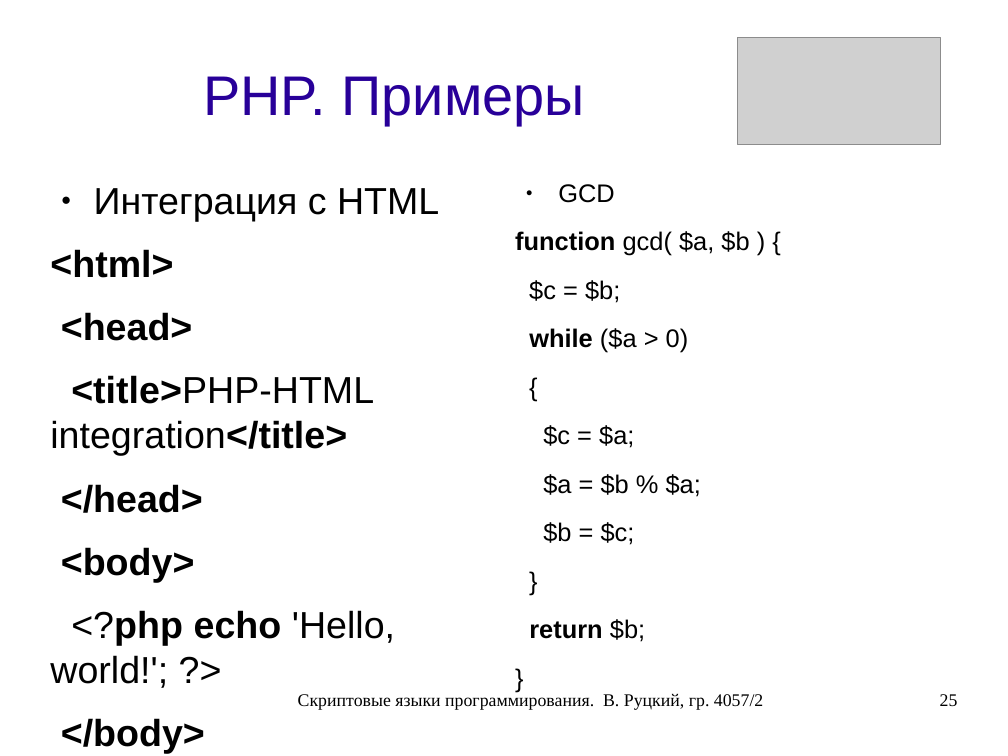
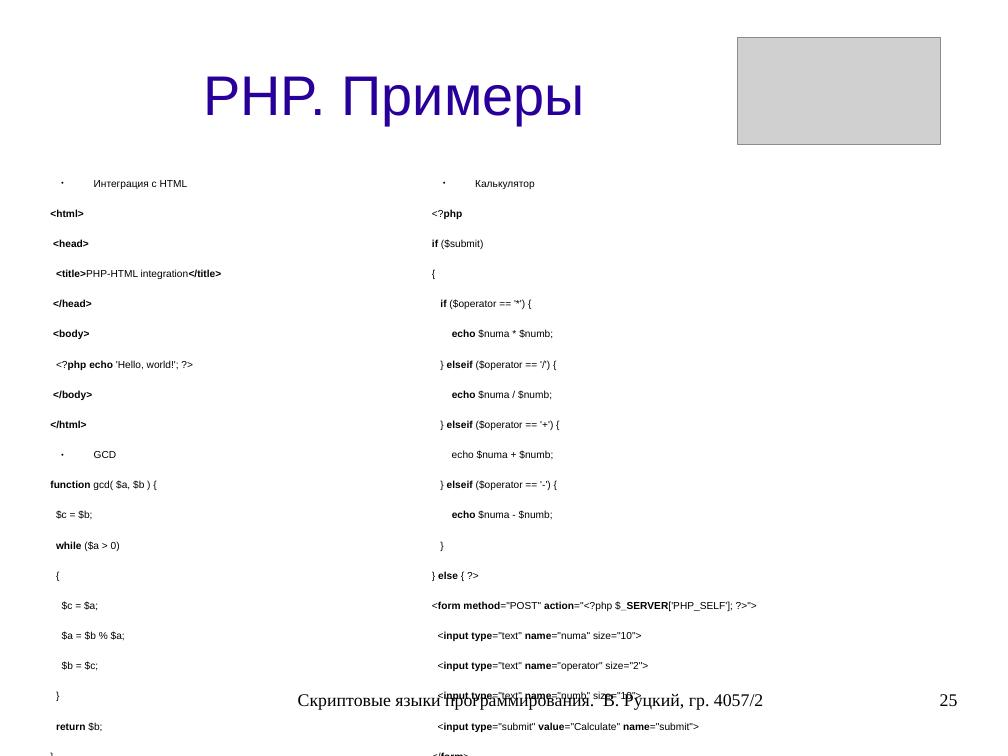
Before and after one commit to rutsky/semester07, a slide deck: slide 25 of Operation_systems/scripting_languages/40572_Rutsky_Scripting_languages.odp. Drawn at 1008x756 pixels with LibreOffice and Linux fonts; fonts in the diff are those of the drawing; grey boxes stand for pictures. Boxes give left, top, right and bottom in pixels: in the first picture for what was removed or moved away, otherwise in the second. Text is boxed around its words. In the diff, an @@ line names an element or a change of style, - is before the commit and + after.

Commit message:
Scripting languages presentation: Added calculator example into PHP part.

```diff
--- a/Operation_systems/scripting_languages/40572_Rutsky_Scripting_languages.odp
+++ b/Operation_systems/scripting_languages/40572_Rutsky_Scripting_languages.odp
@@ text "Калькулятор": place and size @@
-text "Калькулятор" at (515, 184, 749, 642)
+text "Калькулятор" at (432, 180, 733, 732)
@@ text "Калькулятор" at (432, 180, 733, 732): size 20 to 8 pt in "{", "}" @@
@@ text at (50, 180, 222, 428): size 29.6 to 8 pt in "Интеграция с HTML", "<html>", "<head>", "<title>PHP-HTML integration</title>" and 5 more places @@
@@ text at (432, 180, 535, 249): text changed; size 20 to 8 pt @@
-● GCD
-function gcd( $a, $b ) {
-$c = $b;
-while ($a > 0)
+● Калькулятор
+<?php
+if ($submit)
@@ text at (440, 300, 553, 519): text changed; size 20 to 8 pt @@
-$c = $a;
-$a = $b % $a;
-$b = $c;
+if ($operator == '*') {
+echo $numa * $numb;
+} elseif ($operator == '/') {
+echo $numa / $numb;
+} elseif ($operator == '+') {
+echo $numa + $numb;
+} elseif ($operator == '-') {
+echo $numa - $numb;
@@ text at (50, 451, 144, 671): paragraphs added @@
+● GCD
+function gcd( $a, $b ) {
+$c = $b;
+while ($a > 0)
+{
+$c = $a;
+$a = $b % $a;
+$b = $c;
+}
+return $b;
+}
+echo gcd(42, 56) . "\n";
@@ text at (432, 571, 733, 732): text changed; size 20 to 8 pt @@
-return $b;
-}
-echo gcd(42, 56) . "\n";
+} else { ?>
+<form method="POST" action="<?php $_SERVER['PHP_SELF']; ?>">
+<input type="text" name="numa" size="10">
+<input type="text" name="operator" size="2">
+<input type="text" name="numb" size="10">
+<input type="submit" value="Calculate" name="submit">
+</form>
+<?php } ?>
```
